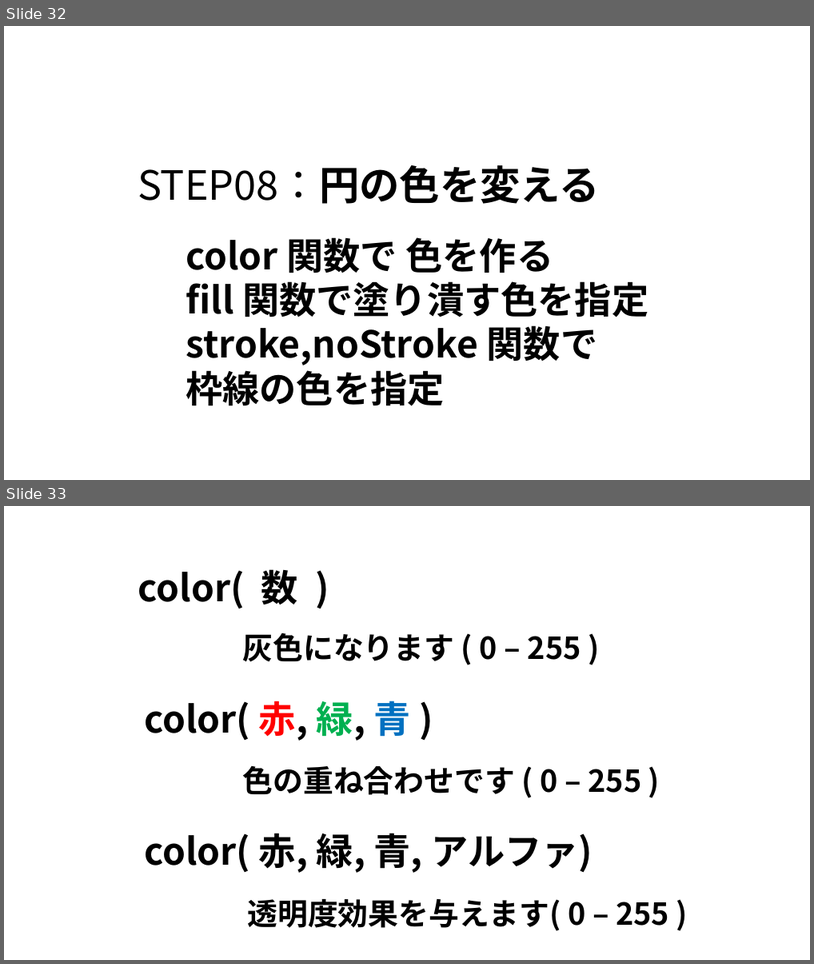
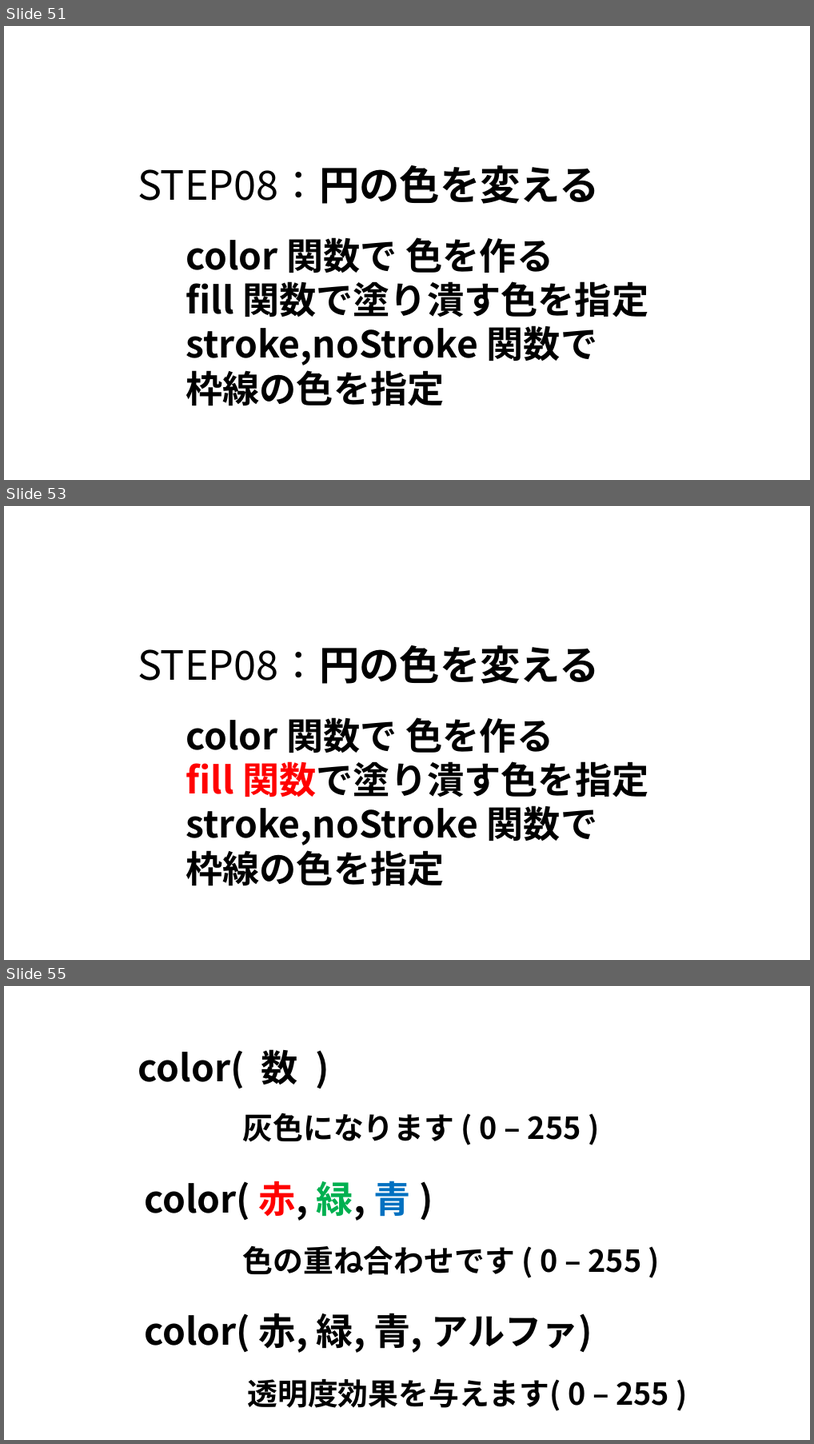
Before and after one commit to amami-harhid/p5jsPracticeSamples, a slide deck: Documents/p5Js_practice02.pptx. Shown one above the other, each under a label of ours: slides 32 and 33 before the commit, slides 51, 53 and 55 after it; the slides between them are not shown. The pictures are 814x964 and 814x1444 pixels, drawn with LibreOffice and Linux fonts; fonts in the diff are those of the drawing. Boxes give left, top, right and bottom in pixels: in the first picture for what was removed or moved away, otherwise in the second. Text is boxed around its words. In the diff, an @@ line names an element or a change of style, - is before the commit and + after.

```diff
--- a/Documents/p5Js_practice02.pptx
+++ b/Documents/p5Js_practice02.pptx
@@ slide 53 added at [4, 506, 810, 960], background #FFFFFF @@
@@ text added at [138, 645, 600, 684], 48 pt, text #000000 @@
+STEP08：円の色を変える
@@ text added at [186, 717, 649, 886], 44 pt, text #000000, bold @@
+color 関数で 色を作る
+fill 関数で塗り潰す色を指定
+stroke,noStroke 関数で
+枠線の色を指定
@@ what was slide 32 is now slide 51 @@
@@ what was slide 33 is now slide 55 @@
```
Also in this commit, not shown: 6 slides changed, 41 other slides added, 1 slide removed.
